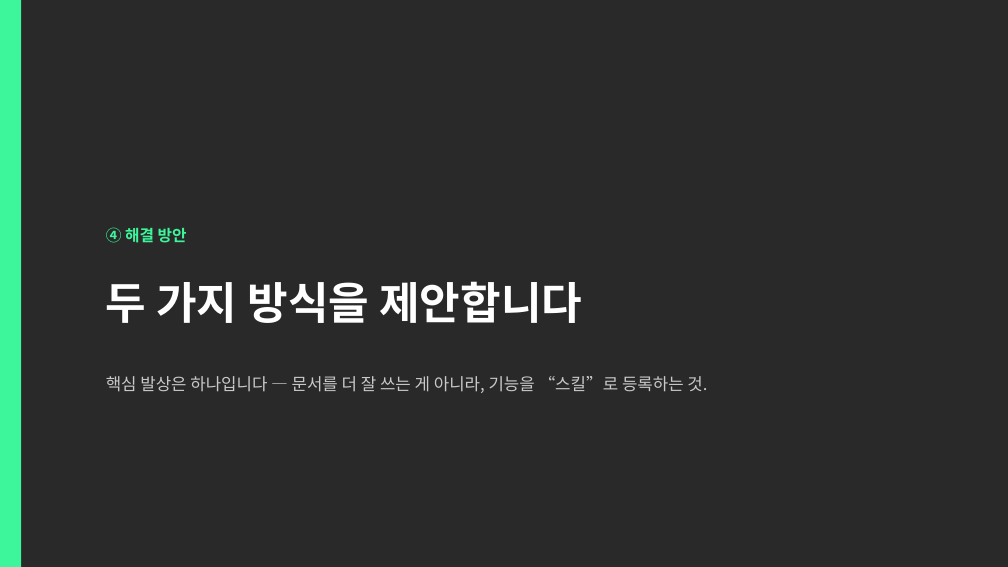
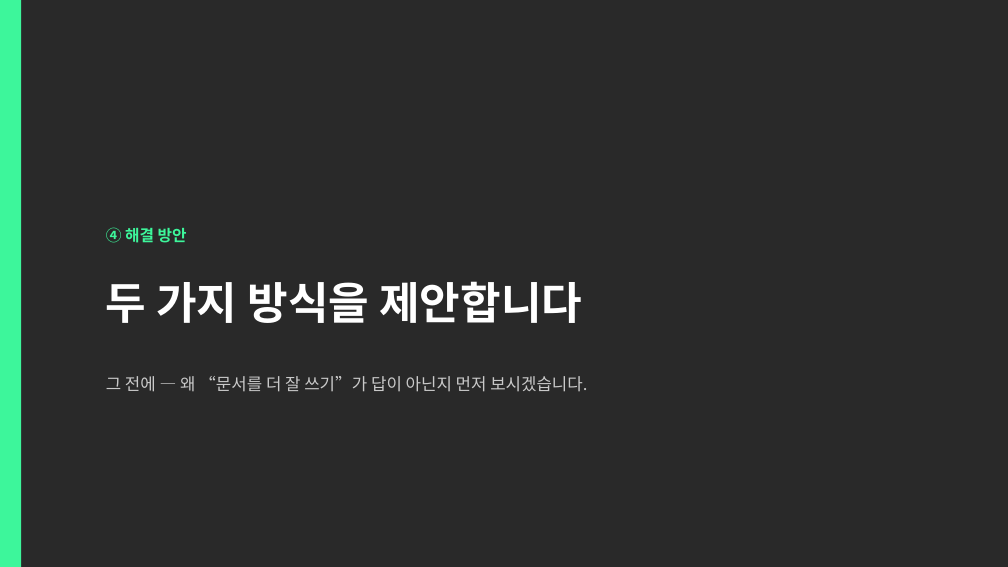
Before and after one commit to CdBd-in/design, a slide deck: slide 13 of CdBd 문서 체계 진단 및 개편 제안.pptx (slide 10 before the commit). Drawn at 1008x567 pixels with LibreOffice and Linux fonts; fonts in the diff are those of the drawing. Boxes give left, top, right and bottom in pixels: in the first picture for what was removed or moved away, otherwise in the second. Text is boxed around its words. In the diff, an @@ line names an element or a change of style, - is before the commit and + after.

```diff
--- a/CdBd 문서 체계 진단 및 개편 제안.pptx
+++ b/CdBd 문서 체계 진단 및 개편 제안.pptx
@@ text at [106,376,587,392]: text changed @@
-핵심 발상은 하나입니다 — 문서를 더 잘 쓰는 게 아니라, 기능을 “스킬”로 등록하는 것.
+그 전에 — 왜 “문서를 더 잘 쓰기”가 답이 아닌지 먼저 보시겠습니다.
```
Also in this commit, not shown: 13 other slides changed, 5 slides added, 2 slides removed.
